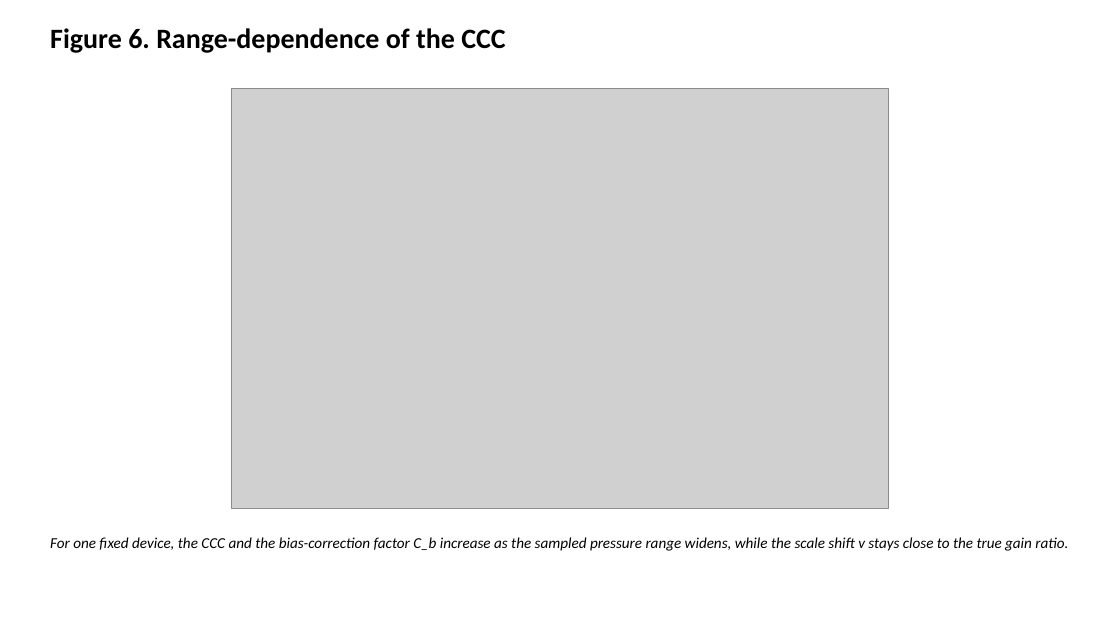
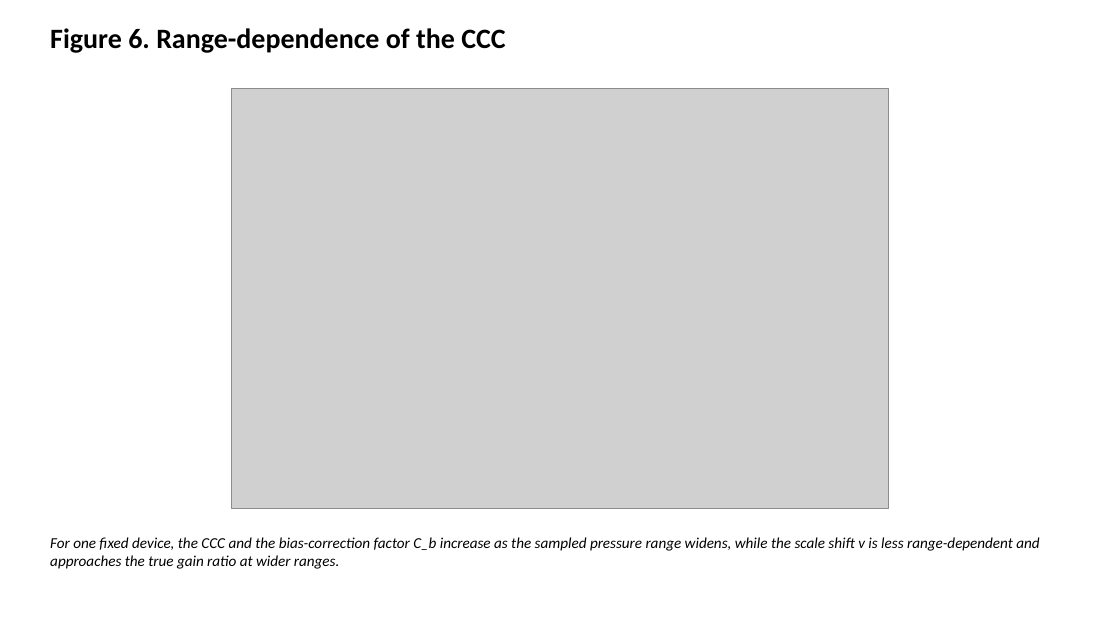
Before and after one commit to bougtoir/medical-accident-its-analysis, a slide deck: slide 6 of zero_calibration_bpm/manuscripts/TIM_Figures_EN.pptx. Drawn at 1120x630 pixels with LibreOffice and Linux fonts; fonts in the diff are those of the drawing; grey boxes stand for pictures. Boxes give left, top, right and bottom in pixels: in the first picture for what was removed or moved away, otherwise in the second. Text is boxed around its words. In the diff, an @@ line names an element or a change of style, - is before the commit and + after.

```diff
--- a/zero_calibration_bpm/manuscripts/TIM_Figures_EN.pptx
+++ b/zero_calibration_bpm/manuscripts/TIM_Figures_EN.pptx
@@ text at (50,537,1039,569): text changed @@
-For one fixed device, the CCC and the bias-correction factor C_b increase as the sampled pressure range widens, while the scale shift v stays close to the true gain ratio.
+For one fixed device, the CCC and the bias-correction factor C_b increase as the sampled pressure range widens, while the scale shift v is less range-dependent and approaches the true gain ratio at wider ranges.
```
Also in this commit, not shown: 7 other files.
